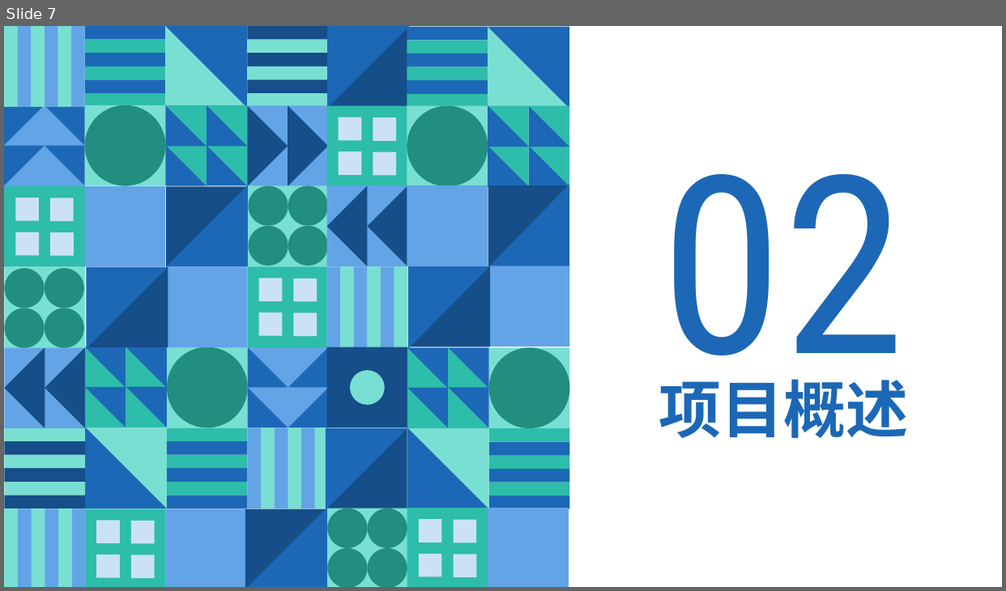
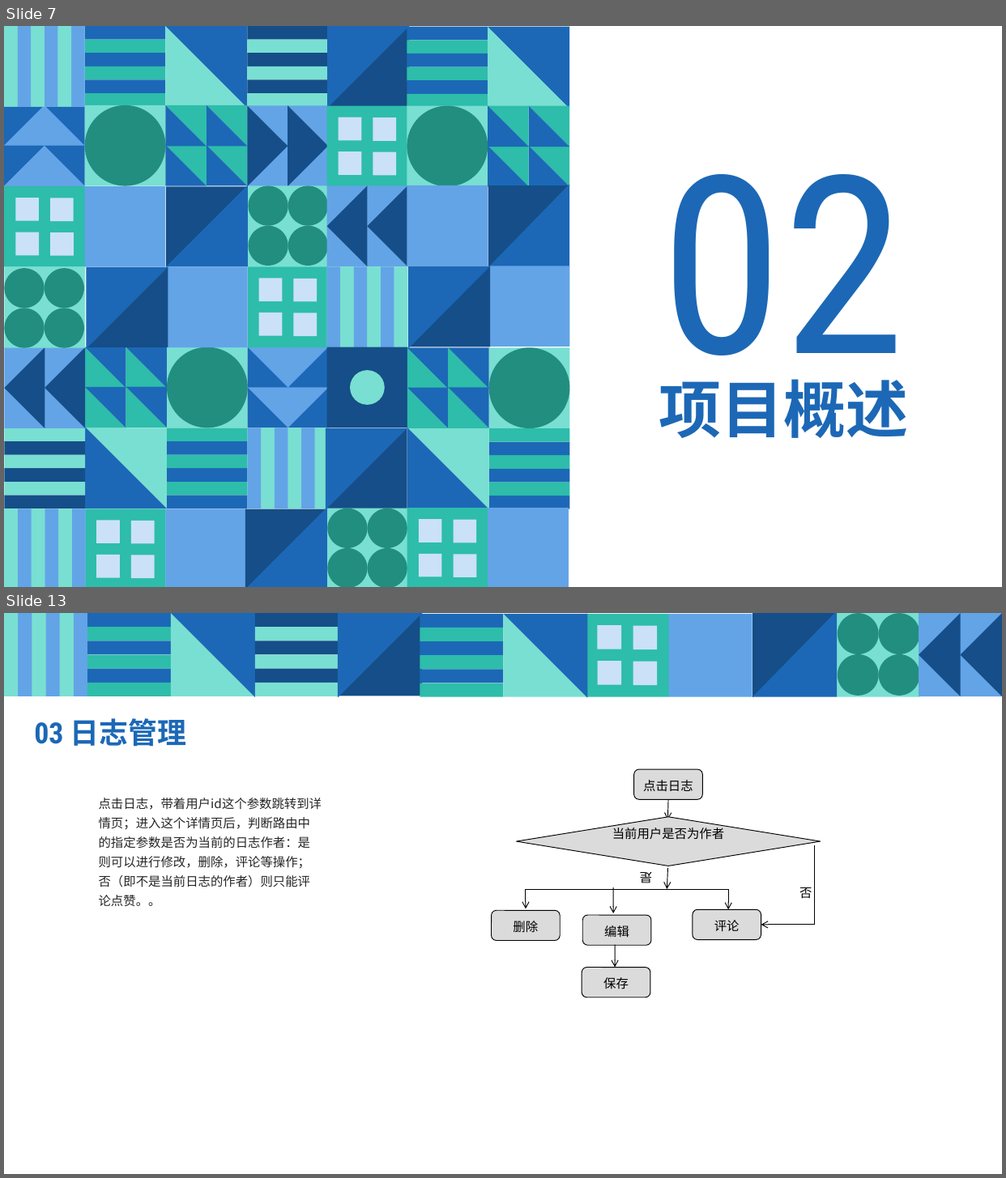
Before and after one commit to mytac/blog-system-with-vue, a slide deck: 附件/EC012359BBDB9B6890A962B992947272.pptx. Shown one above the other, each under a label of ours: slide 7 before the commit, slides 7 and 13 after it; the slides between them are not shown. The pictures are 1006x591 and 1006x1178 pixels, drawn with LibreOffice and Linux fonts; fonts in the diff are those of the drawing. Boxes give left, top, right and bottom in pixels: in the first picture for what was removed or moved away, otherwise in the second. Text is boxed around its words. In the diff, an @@ line names an element or a change of style, - is before the commit and + after.

```diff
--- a/附件/EC012359BBDB9B6890A962B992947272.pptx
+++ b/附件/EC012359BBDB9B6890A962B992947272.pptx
@@ slide 13 added at box(4, 613, 1002, 1174), background #FFFFFF @@
@@ group added at box(4, 613, 87, 696): 7 rectangles @@
@@ right triangle added at box(171, 613, 254, 696), fill #79DFD2 @@
@@ right triangle added at box(171, 613, 256, 697), fill #1C68B6 @@
@@ right triangle added at box(338, 613, 423, 697), fill #1C68B6 @@
@@ right triangle added at box(339, 613, 422, 696), fill #154E88 @@
@@ right triangle added at box(503, 614, 586, 697), fill #79DFD2 @@
@@ right triangle added at box(503, 614, 588, 698), fill #1C68B6 @@
@@ rectangle added at box(669, 614, 752, 697), fill #63A4E7 @@
@@ right triangle added at box(752, 613, 837, 697), fill #1C68B6 @@
@@ right triangle added at box(753, 613, 836, 697), fill #154E88 @@
@@ rectangle added at box(918, 613, 1002, 696), fill #63A4E7 @@
@@ triangle added at box(918, 613, 961, 696), fill #154E88 @@
@@ triangle added at box(961, 613, 1002, 696), fill #154E88 @@
@@ group added at box(586, 614, 669, 697): 5 rectangles @@
@@ group added at box(837, 613, 920, 697): 4 ellipses, 1 rectangle @@
@@ group added at box(87, 613, 170, 697): 6 rectangles @@
@@ group added at box(255, 613, 338, 697): 6 rectangles @@
@@ group added at box(420, 614, 503, 697): 6 rectangles @@
@@ text added at box(34, 718, 187, 747), 28 pt, text #1C68B6, bold @@
+03 日志管理
@@ text added at box(99, 798, 322, 906), 12 pt, text #262626 @@
+点击日志，带着用户id这个参数跳转到详情页；进入这个详情页后，判断路由中的指定参数是否为当前的日志作者：是则可以进行修改，删除，评论等操作；否（即不是当前日志的作者）则只能评论点赞。。
@@ diamond added at box(516, 816, 820, 866), fill #DBDBDB, outline #000000 0.75 pt, 12 pt, text #000000 @@
+当前用户是否为作者
@@ group added at box(492, 769, 815, 998): 5 rounded rectangles, 4 arrows, 2 texts, 1 elbow double arrow, 1 elbow arrow @@
+点击日志
+评论
+删除
+编辑
+保存
+否
+是
```
Also in this commit, not shown: 5 slides changed, 6 other slides added, 3 slides removed, 9 other files.
